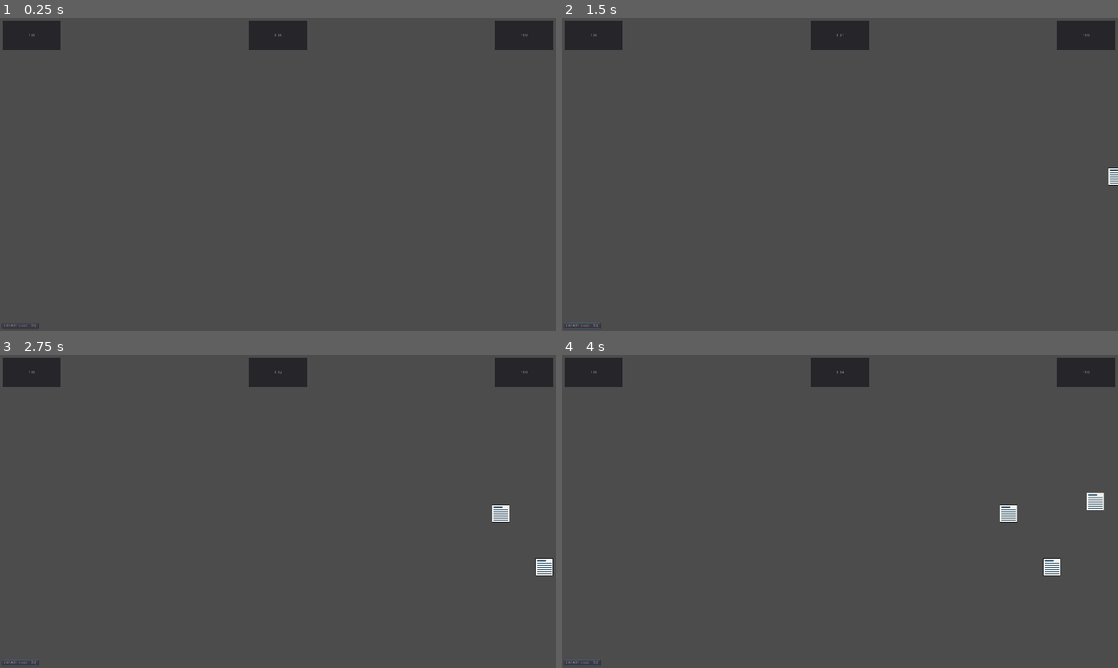
Above: before the commit, frames 1-4 (two rows, left to right).
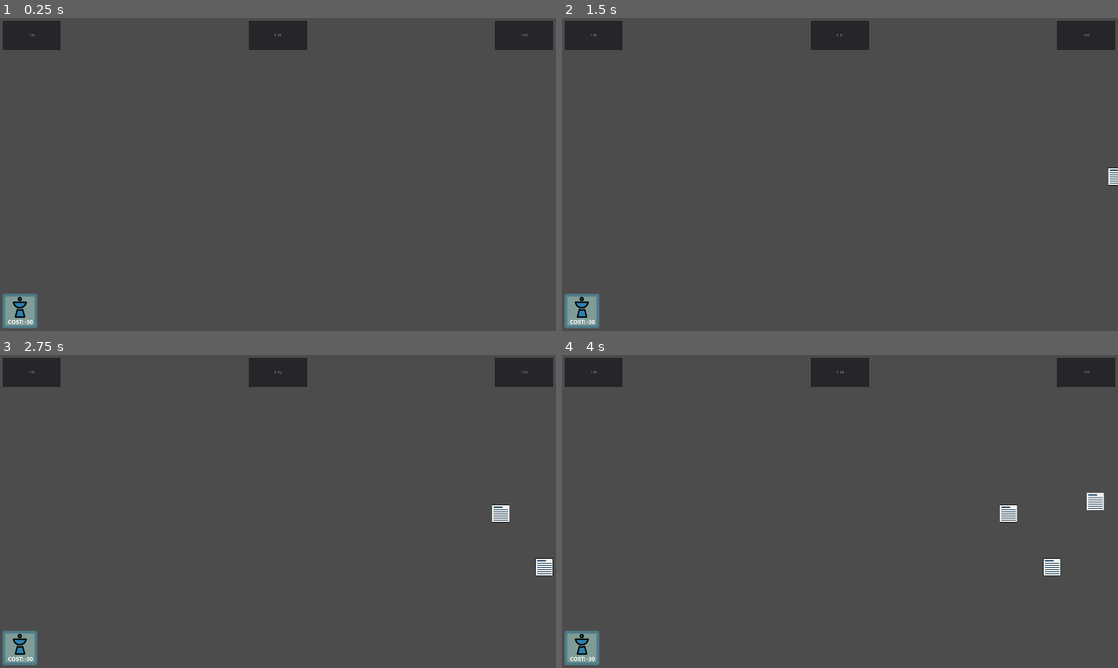
Above: after the commit, the same moments.

Repository: moisesjbc/info-harvest
Game: Godot game, scene res://gameplay/main/main.tscn
Same seed, same stepped clock (60 frames per second), same inputs: the game is played once before the commit and once after it.
Inputs (mouse positions are in pixels of both pictures, inside the frame that each line leads up to):
- Up to frame 1 (0.25 s): no input
- Up to frame 2 (1.5 s): click "CREATE [cost: -30]" (after the commit: "COST: -30") at 0.5 s; click "CREATE [cost: -30]" (after the commit: "COST: -30") at 1.25 s
- Up to frame 3 (2.75 s): click "CREATE [cost: -30]" (after the commit: "COST: -30") at 2 s
- Up to frame 4 (4 s): move the mouse to (962, 495) at 2.77 s; click (962, 495) at 2.92 s; move the mouse to (728, 527) at 3.52 s; click (728, 527) at 3.67 s

The runs differ from the first frame. In frame 1, 0.7% of the frame differs, in the area x 0-7%, y 88-100%; in frame 2, 0.7%; in frame 3, 0.7%; in frame 4, 0.7%.

Commit message:
Add creation button sprite

Diff:
--- a/godot-project/gameplay/data_filters/data_filters.gd
+++ b/godot-project/gameplay/data_filters/data_filters.gd
@@ -17,9 +17,9 @@
 
 func _update_button_label():
 	if not new_data_filter:
-		$gui/creation_button.text = "CREATE [cost: -30]"
+		$gui/creation_button/label.text = "COST: -30"
 	else:
-		$gui/creation_button.text = "CANCEL"
+		$gui/creation_button/label.text = "CANCEL"
 
 
 func _process(delta):
@@ -62,4 +62,9 @@
 
 
 func _on_score_current_score_changed(current_score):
-	$gui/creation_button.disabled = current_score < new_data_filter_cost
+	if current_score < new_data_filter_cost:
+		$gui/creation_button.disabled = true
+		$gui/creation_button/label.modulate = Color.red
+	else:
+		$gui/creation_button.disabled = false
+		$gui/creation_button/label.modulate = Color.white
--- a/godot-project/gameplay/data_filters/data_filters.tscn
+++ b/godot-project/gameplay/data_filters/data_filters.tscn
@@ -1,6 +1,13 @@
-[gd_scene load_steps=2 format=2]
+[gd_scene load_steps=6 format=2]
 
 [ext_resource path="res://gameplay/data_filters/data_filters.gd" type="Script" id=1]
+[ext_resource path="res://gameplay/gui/creation_button_enabled.png" type="Texture" id=2]
+[ext_resource path="res://gameplay/gui/creation_button_disabled.png" type="Texture" id=3]
+[ext_resource path="res://fonts/Ubuntu-B.ttf" type="DynamicFontData" id=4]
+
+[sub_resource type="DynamicFont" id=1]
+size = 40
+font_data = ExtResource( 4 )
 
 [node name="data_filters" type="Node2D"]
 script = ExtResource( 1 )
@@ -9,14 +16,26 @@
 anchor_top = 1.0
 anchor_bottom = 1.0
 
-[node name="creation_button" type="Button" parent="gui"]
+[node name="creation_button" type="TextureButton" parent="gui"]
 anchor_top = 1.0
 anchor_bottom = 1.0
-margin_left = 7.0
-margin_top = 1052.0
-margin_right = 65.0
-margin_bottom = 1072.0
-text = "CREATE"
+margin_left = 6.0
+margin_top = 949.0
+margin_right = 256.0
+margin_bottom = 1199.0
+rect_scale = Vector2( 0.5, 0.5 )
+texture_normal = ExtResource( 2 )
+texture_disabled = ExtResource( 3 )
+
+[node name="label" type="Label" parent="gui/creation_button"]
+margin_left = 33.0
+margin_top = 177.0
+margin_right = 226.0
+margin_bottom = 223.0
+custom_fonts/font = SubResource( 1 )
+text = "COST: 100"
+align = 1
+valign = 1
 
 [node name="data_filters" type="Node2D" parent="."]
 
Binary file added: godot-project/fonts/Ubuntu-B.ttf
Binary file added: godot-project/gameplay/gui/creation_button_cancel.png
Not shown, added: godot-project/gameplay/gui/creation_button_cancel.png.import
Binary file added: godot-project/gameplay/gui/creation_button_disabled.png
Not shown, added: godot-project/gameplay/gui/creation_button_disabled.png.import
Binary file added: godot-project/gameplay/gui/creation_button_enabled.png
Not shown, added: godot-project/gameplay/gui/creation_button_enabled.png.import
Not shown, added: design/creation_button/creation_button.xcf
